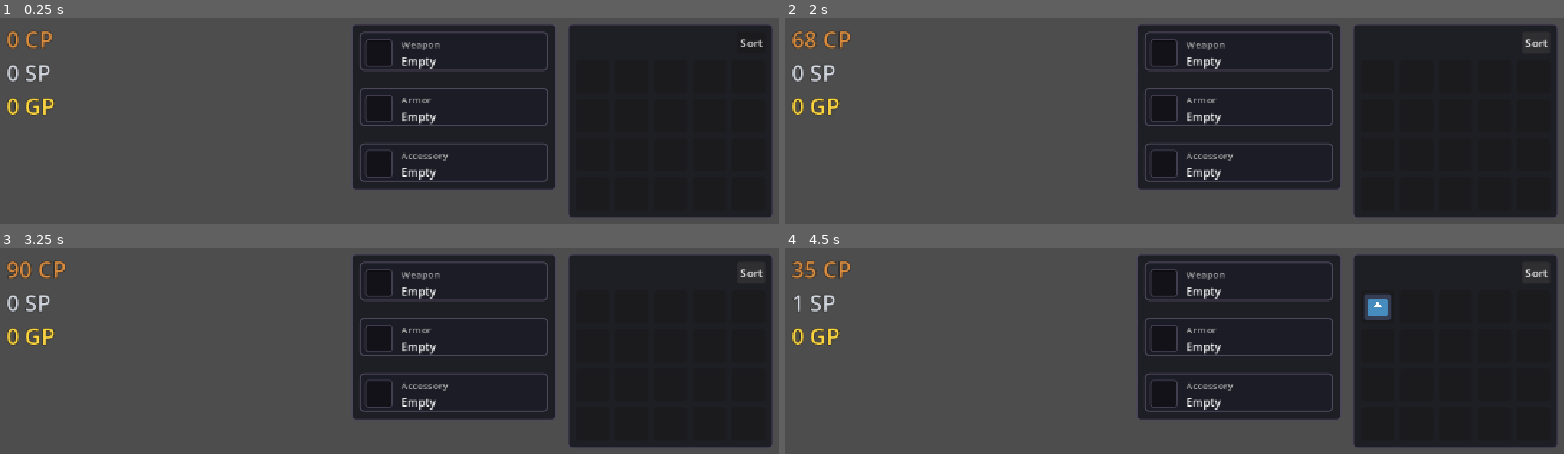
Above: before the commit, frames 1-4 (two rows, left to right).
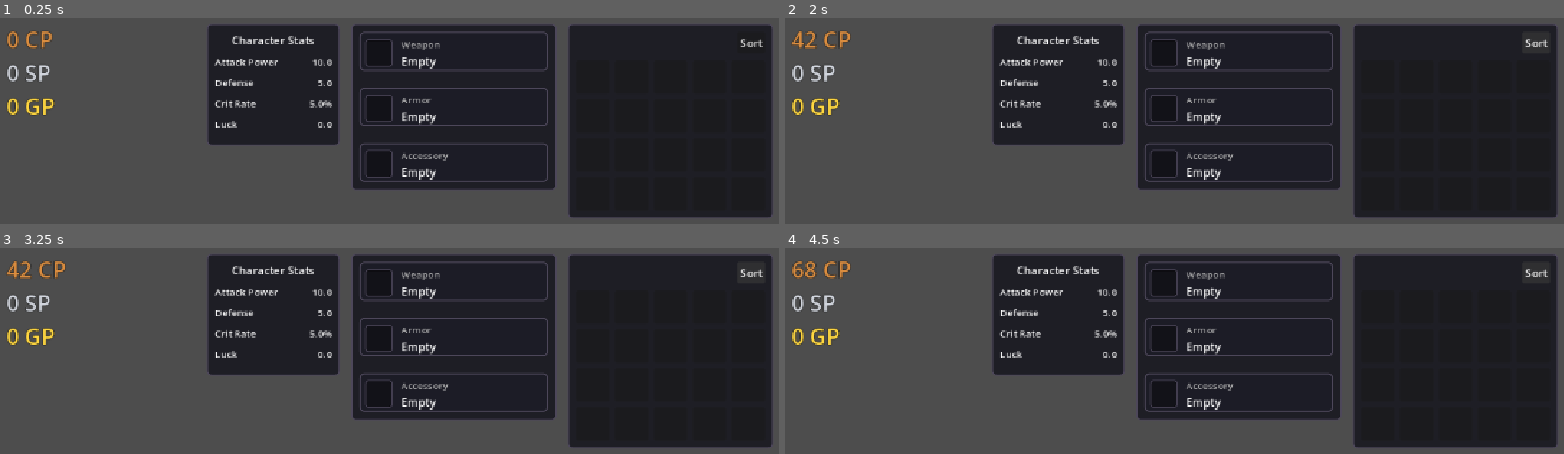
Above: after the commit, the same moments.

Repository: Aranha246/project-idle-fantasy
Game: Godot game, scene res://scenes/Main.tscn
Same seed, same stepped clock (60 frames per second), same inputs: the game is played once before the commit and once after it.
Inputs:
- Up to frame 1 (0.25 s): no input
- Up to frame 2 (2 s): click "Sort" at 0.5 s; tap Enter at 1.25 s
- Up to frame 3 (3.25 s): tap Space at 2 s; hold S 2.03-2.78 s; tap Enter at 2.75 s
- Up to frame 4 (4.5 s): tap Space at 3.5 s; tap Enter at 4.25 s; hold S from 4.28 s (still down)

The runs differ from the first frame. In frame 1, 9.6% of the frame differs, in the area x 26-44%, y 2-62%; in frame 2, 9.8%; in frame 3, 9.8%; in frame 4, 10%, in the area x 0-78%, y 2-62%.

Commit message:
feat: implement character stats system and combat scaling

Diff:
--- a/project.godot
+++ b/project.godot
@@ -18,6 +18,7 @@
 [autoload]
 
 SignalBus="*res://scripts/core/SignalBus.gd"
+StatsManager="*res://scripts/core/StatsManager.gd"
 CurrencyManager="*res://scripts/core/CurrencyManager.gd"
 IdleQuestManager="*res://scripts/core/IdleQuestManager.gd"
 InventoryManager="*res://scripts/core/InventoryManager.gd"
--- /dev/null
+++ b/scenes/ui/StatsUI.tscn
@@ -0,0 +1,31 @@
+[gd_scene load_steps=3 format=3]
+
+[ext_resource type="Script" path="res://scripts/ui/StatsUI.gd" id="1_stats"]
+
+[sub_resource type="StyleBoxFlat" id="StyleBoxFlat_stats"]
+content_margin_left = 12.0
+content_margin_top = 12.0
+content_margin_right = 12.0
+content_margin_bottom = 12.0
+bg_color = Color(0.0901961, 0.0901961, 0.121569, 0.858824)
+border_width_left = 2
+border_width_top = 2
+border_width_right = 2
+border_width_bottom = 2
+border_color = Color(0.301961, 0.278431, 0.352941, 1)
+corner_radius_top_left = 6
+corner_radius_top_right = 6
+corner_radius_bottom_right = 6
+corner_radius_bottom_left = 6
+
+[node name="StatsUI" type="PanelContainer"]
+anchors_preset = 1
+anchor_left = 1.0
+anchor_right = 1.0
+offset_left = -840.0
+offset_top = 24.0
+offset_right = -648.0
+offset_bottom = 200.0
+grow_horizontal = 0
+theme_override_styles/panel = SubResource("StyleBoxFlat_stats")
+script = ExtResource("1_stats")
--- a/scripts/Main.gd
+++ b/scripts/Main.gd
@@ -11,6 +11,7 @@
 	"res://scenes/ui/HUD.tscn",
 	"res://scenes/ui/InventoryUI.tscn",
 	"res://scenes/ui/EquipmentUI.tscn",
+	"res://scenes/ui/StatsUI.tscn",
 ]
 
 ## CanvasLayer level used to host UI scenes that are not one already.
--- a/scripts/core/EquipmentManager.gd
+++ b/scripts/core/EquipmentManager.gd
@@ -17,6 +17,8 @@
 func _ready() -> void:
 	# All three slots start empty (`null`).
 	_equipped.resize(SLOT_NAMES.size())
+	for i in SLOT_NAMES.size():
+		_equipped[i] = null
 
 
 ## Returns the item equipped in `slot`, or `null` when the slot is empty or the
@@ -97,6 +99,11 @@
 	return item
 
 
+## Read-only view of the current slots.
+func get_slots() -> Array[ItemData]:
+	return _equipped.duplicate()
+
+
 ## Returns the index of `slot` within `SLOT_NAMES`, or `-1` when the name is not
 ## a valid equipment slot.
 func _slot_index(slot: String) -> int:
--- a/scripts/core/IdleQuestManager.gd
+++ b/scripts/core/IdleQuestManager.gd
@@ -1,31 +1,29 @@
 extends Node
-## Drives the idle combat loop by simulating one combat tick per second.
-##
-## Each tick represents a defeated enemy: it awards Copper through
-## `SignalBus.enemy_defeated` and may additionally roll for loot. A successful
-## roll builds an `ItemData`, hands it to the inventory and announces it
-## through `SignalBus.item_dropped`.
-##
-## This is a script-only Autoload, so it deliberately uses plain typed member
-## variables (never `@export`) and is configured entirely from code.
+## Drives the idle combat loop by simulating combat ticks modified by player stats.
 
 const TICK_INTERVAL: float = 1.0
 const MIN_REWARD_COPPER: int = 15
 const MAX_REWARD_COPPER: int = 45
 
-## Chance (0.0 - 1.0) that a defeated enemy drops a loot item. Configurable
-## from code; intentionally not an `@export` so the autoload does not depend on
-## inspector-authored values.
-var loot_drop_chance: float = 0.25
+# Base quest failure rate
+var base_failure_chance: float = 0.10 # 10%
+var base_loot_drop_chance: float = 0.25
 
-## Item dropped when a roll succeeds. When left `null`, a built-in default loot
-## item is generated instead (see `_create_loot_item`).
-var loot_item: ItemData = null
+## Scaling factors for stat-driven progression
+var attack_power_scaling: float = 0.005 # 0.5% speed increase per point
+var luck_drop_scaling: float = 0.01 # 1% drop chance increase per point
+var defense_fail_reduction: float = 0.005 # 0.5% failure reduction per point
+
+## Current player stats snapshot
+var _player_stats: Dictionary = {}
 
 var _combat_timer: Timer
+var loot_item: ItemData = null
 
 
 func _ready() -> void:
+	SignalBus.stats_updated.connect(_on_stats_updated)
+
 	_combat_timer = Timer.new()
 	_combat_timer.wait_time = TICK_INTERVAL
 	_combat_timer.one_shot = false
@@ -34,31 +32,51 @@
 	add_child(_combat_timer)
 
 
+func _on_stats_updated(stats: Dictionary) -> void:
+	_player_stats = stats
+
+	# Update combat speed based on Attack Power
+	var atk: float = stats.attack_power.total
+	var speed_mod: float = 1.0 / (1.0 + (atk * attack_power_scaling))
+	_combat_timer.wait_time = TICK_INTERVAL * speed_mod
+
+	print("[IdleQuestManager] Stats updated. New Tick Interval: %.3fs" % _combat_timer.wait_time)
+
+
 func _on_combat_tick() -> void:
+	if _check_quest_failure():
+		print("[IdleQuestManager] Quest tick failed!")
+		return
+
 	var reward_copper: int = randi_range(MIN_REWARD_COPPER, MAX_REWARD_COPPER)
 	SignalBus.enemy_defeated.emit(reward_copper)
 	_try_drop_loot()
 
 
-## Rolls for a loot drop and, on success, hands the item to the inventory.
-## Emitting `item_dropped` is left to `_grant_to_inventory` so the notification
-## is only broadcast once the item truly exists in a slot.
+func _check_quest_failure() -> bool:
+	var def: float = _player_stats.get("defense", {"total": 0.0}).total
+	var atk: float = _player_stats.get("attack_power", {"total": 0.0}).total
+
+	# Combined defense and attack power reduce failure chance
+	var reduction: float = (def * defense_fail_reduction) + (atk * 0.001)
+	var current_fail_chance: float = max(0.01, base_failure_chance - reduction)
+
+	return randf() < current_fail_chance
+
+
 func _try_drop_loot() -> void:
+	var luck: float = _player_stats.get("luck", {"total": 0.0}).total
+	var current_drop_chance: float = base_loot_drop_chance + (luck * luck_drop_scaling)
+
 	var roll: float = randf()
-	if roll >= loot_drop_chance:
+	if roll >= current_drop_chance:
 		return
-	print("[IdleQuestManager] Loot roll succeeded (roll=%.4f < chance=%.2f)." % [roll, loot_drop_chance])
 
 	var item: ItemData = _create_loot_item()
-	if item == null:
-		push_error("IdleQuestManager: loot roll succeeded but no valid ItemData was produced.")
-		return
-
-	_grant_to_inventory(item)
+	if item != null:
+		_grant_to_inventory(item)
 
 
-## Returns the configured loot item, falling back to a freshly built default
-## `ItemData` so a null `loot_item` never interrupts loot spawning.
 func _create_loot_item() -> ItemData:
 	if loot_item != null:
 		return loot_item
@@ -71,21 +89,16 @@
 	default_item.max_stack_size = 1
 	default_item.sell_value_copper = 10
 	default_item.equipment_slot = ItemData.EquipmentSlot.WEAPON
+	# Default stats for the rusty dagger
+	default_item.attack_power_mod = 2.0
+	default_item.luck_mod = 1.0
+
 	return default_item
 
 
-## Adds `item` to the inventory and, only once the addition is confirmed,
-## broadcasts `item_dropped`. Reports (but never crashes on) a missing singleton
-## or a full inventory.
 func _grant_to_inventory(item: ItemData) -> void:
 	if not is_instance_valid(InventoryManager):
-		push_error("IdleQuestManager: InventoryManager is unavailable; dropped '%s' was discarded." % item.item_name)
 		return
 
-	var added: bool = InventoryManager.add_item(item)
-	if not added:
-		push_warning("IdleQuestManager: inventory is full; dropped '%s' was discarded." % item.item_name)
-		return
-
-	print("[IdleQuestManager] Item '%s' (id=%s) added to inventory." % [item.item_name, item.item_id])
-	SignalBus.item_dropped.emit(item, Vector2.ZERO)
+	if InventoryManager.add_item(item):
+		SignalBus.item_dropped.emit(item, Vector2.ZERO)
--- a/scripts/core/SignalBus.gd
+++ b/scripts/core/SignalBus.gd
@@ -32,3 +32,8 @@
 ## modified equipment slot and `item_data` is the newly equipped item, or `null`
 ## when the slot was cleared (unequipped).
 signal equipment_updated(slot_name: String, item_data: ItemData)
+
+## Emitted whenever player stats are recalculated.
+## `stats` is a Dictionary containing: "attack_power", "defense", "critical_rate", "luck"
+## Each entry is a Sub-Dictionary: {"base": float, "total": float, "bonus": float}
+signal stats_updated(stats: Dictionary)
--- /dev/null
+++ b/scripts/core/StatsManager.gd
@@ -0,0 +1,93 @@
+extends Node
+## Autoload singleton that manages player attributes and gear-based modifications.
+
+const RECALC_DELAY_MS: int = 100
+
+# Base stats
+var _base_attack_power: float = 10.0
+var _base_defense: float = 5.0
+var _base_critical_rate: float = 0.05 # 5%
+var _base_luck: float = 0.0
+
+# Current active stats (base + bonuses)
+var _current_attack_power: float = 0.0
+var _current_defense: float = 0.0
+var _current_critical_rate: float = 0.0
+var _current_luck: float = 0.0
+
+var _recalc_timer: Timer
+
+
+func _ready() -> void:
+	_recalc_timer = Timer.new()
+	_recalc_timer.wait_time = RECALC_DELAY_MS / 1000.0
+	_recalc_timer.one_shot = true
+	_recalc_timer.timeout.connect(_recalculate_stats)
+	add_child(_recalc_timer)
+
+	SignalBus.equipment_updated.connect(_on_equipment_changed)
+
+	# Initial calculation
+	_recalculate_stats()
+
+
+func get_attack_power() -> float: return _current_attack_power
+func get_defense() -> float: return _current_defense
+func get_critical_rate() -> float: return _current_critical_rate
+func get_luck() -> float: return _current_luck
+
+
+func get_all_stats() -> Dictionary:
+	return {
+		"attack_power": {
+			"base": _base_attack_power,
+			"total": _current_attack_power,
+			"bonus": _current_attack_power - _base_attack_power
+		},
+		"defense": {
+			"base": _base_defense,
+			"total": _current_defense,
+			"bonus": _current_defense - _base_defense
+		},
+		"critical_rate": {
+			"base": _base_critical_rate,
+			"total": _current_critical_rate,
+			"bonus": _current_critical_rate - _base_critical_rate
+		},
+		"luck": {
+			"base": _base_luck,
+			"total": _current_luck,
+			"bonus": _current_luck - _base_luck
+		}
+	}
+
+
+func _on_equipment_changed(_slot: String, _item: ItemData) -> void:
+	# Debounce recalculation
+	_recalc_timer.start()
+
+
+func _recalculate_stats() -> void:
+	var bonus_atk: float = 0.0
+	var bonus_def: float = 0.0
+	var bonus_crit: float = 0.0
+	var bonus_luck: float = 0.0
+
+	if is_instance_valid(EquipmentManager) and not EquipmentManager.get_slots().is_empty():
+		for slot_name in EquipmentManager.SLOT_NAMES:
+			var item: ItemData = EquipmentManager.get_equipped(slot_name)
+			if item != null:
+				bonus_atk += item.attack_power_mod
+				bonus_def += item.defense_mod
+				bonus_crit += item.critical_rate_mod
+				bonus_luck += item.luck_mod
+
+	_current_attack_power = _base_attack_power + bonus_atk
+	_current_defense = _base_defense + bonus_def
+	_current_critical_rate = clampf(_base_critical_rate + bonus_crit, 0.0, 1.0)
+	_current_luck = _base_luck + bonus_luck
+
+	SignalBus.stats_updated.emit(get_all_stats())
+	print("[StatsManager] Stats recalculated: ATK=%.1f, DEF=%.1f, CRIT=%.1f%%, LUCK=%.1f" % [
+		_current_attack_power, _current_defense, _current_critical_rate * 100.0, _current_luck
+	])
--- a/scripts/resources/ItemData.gd
+++ b/scripts/resources/ItemData.gd
@@ -39,6 +39,12 @@
 @export var max_stack_size: int = 1
 @export var sell_value_copper: int = 0
 
+## Stat modifiers granted when this item is equipped.
+@export var attack_power_mod: float = 0.0
+@export var defense_mod: float = 0.0
+@export var critical_rate_mod: float = 0.0 # Additive (e.g., 0.05 for 5%)
+@export var luck_mod: float = 0.0 # Additive drop rate modifier
+
 ## The equipment slot this item may be equipped in. Keep it `EquipmentSlot.NONE`
 ## (the default) for anything that is not equippable.
 @export var equipment_slot: EquipmentSlot = EquipmentSlot.NONE
--- /dev/null
+++ b/scripts/ui/StatsUI.gd
@@ -0,0 +1,80 @@
+extends PanelContainer
+## Displays real-time player attributes with gear bonuses highlighted.
+
+const STAT_LABELS := {
+	"attack_power": "Attack Power",
+	"defense": "Defense",
+	"critical_rate": "Crit Rate",
+	"luck": "Luck"
+}
+
+const TOOLTIPS := {
+	"attack_power": "Increases quest completion speed.",
+	"defense": "Reduces quest failure chance.",
+	"critical_rate": "Chance to deal double damage (future feature).",
+	"luck": "Increases loot drop chance."
+}
+
+var _label_nodes: Dictionary = {}
+
+
+func _ready() -> void:
+	SignalBus.stats_updated.connect(_on_stats_updated)
+	_build_ui()
+
+	# Initial refresh if StatsManager is already active
+	if is_instance_valid(StatsManager):
+		_on_stats_updated(StatsManager.get_all_stats())
+
+
+func _build_ui() -> void:
+	var vbox := VBoxContainer.new()
+	vbox.add_theme_constant_override("separation", 10)
+	add_child(vbox)
+
+	var header := Label.new()
+	header.text = "Character Stats"
+	header.add_theme_font_size_override("font_size", 16)
+	header.horizontal_alignment = HORIZONTAL_ALIGNMENT_CENTER
+	vbox.add_child(header)
+
+	for stat_key in STAT_LABELS.keys():
+		var hbox := HBoxContainer.new()
+		hbox.tooltip_text = TOOLTIPS[stat_key]
+		vbox.add_child(hbox)
+
+		var name_label := Label.new()
+		name_label.text = STAT_LABELS[stat_key]
+		name_label.size_flags_horizontal = Control.SIZE_EXPAND_FILL
+		name_label.add_theme_font_size_override("font_size", 14)
+		hbox.add_child(name_label)
+
+		var value_label := Label.new()
+		value_label.add_theme_font_size_override("font_size", 14)
+		hbox.add_child(value_label)
+		_label_nodes[stat_key] = value_label
+
+
+func _on_stats_updated(stats: Dictionary) -> void:
+	for stat_key in STAT_LABELS.keys():
+		if not stats.has(stat_key) or not _label_nodes.has(stat_key):
+			continue
+
+		var data: Dictionary = stats[stat_key]
+		var label: Label = _label_nodes[stat_key]
+
+		var value_text: String = ""
+		if stat_key == "critical_rate":
+			value_text = "%.1f%%" % (data.total * 100.0)
+		else:
+			value_text = "%.1f" % data.total
+
+		label.text = value_text
+
+		# Color-code bonuses
+		if data.bonus > 0:
+			label.modulate = Color(0.4, 1.0, 0.4) # Green
+		elif data.bonus < 0:
+			label.modulate = Color(1.0, 0.4, 0.4) # Red
+		else:
+			label.modulate = Color.WHITE
Not shown, removed: _inventory_feature_check.gd.uid
Not shown, added: _stats_feature_check.gd.uid
Not shown, added: scripts/core/StatsManager.gd.uid
Not shown, added: scripts/ui/StatsUI.gd.uid
Not shown, added: _inv_check.log
